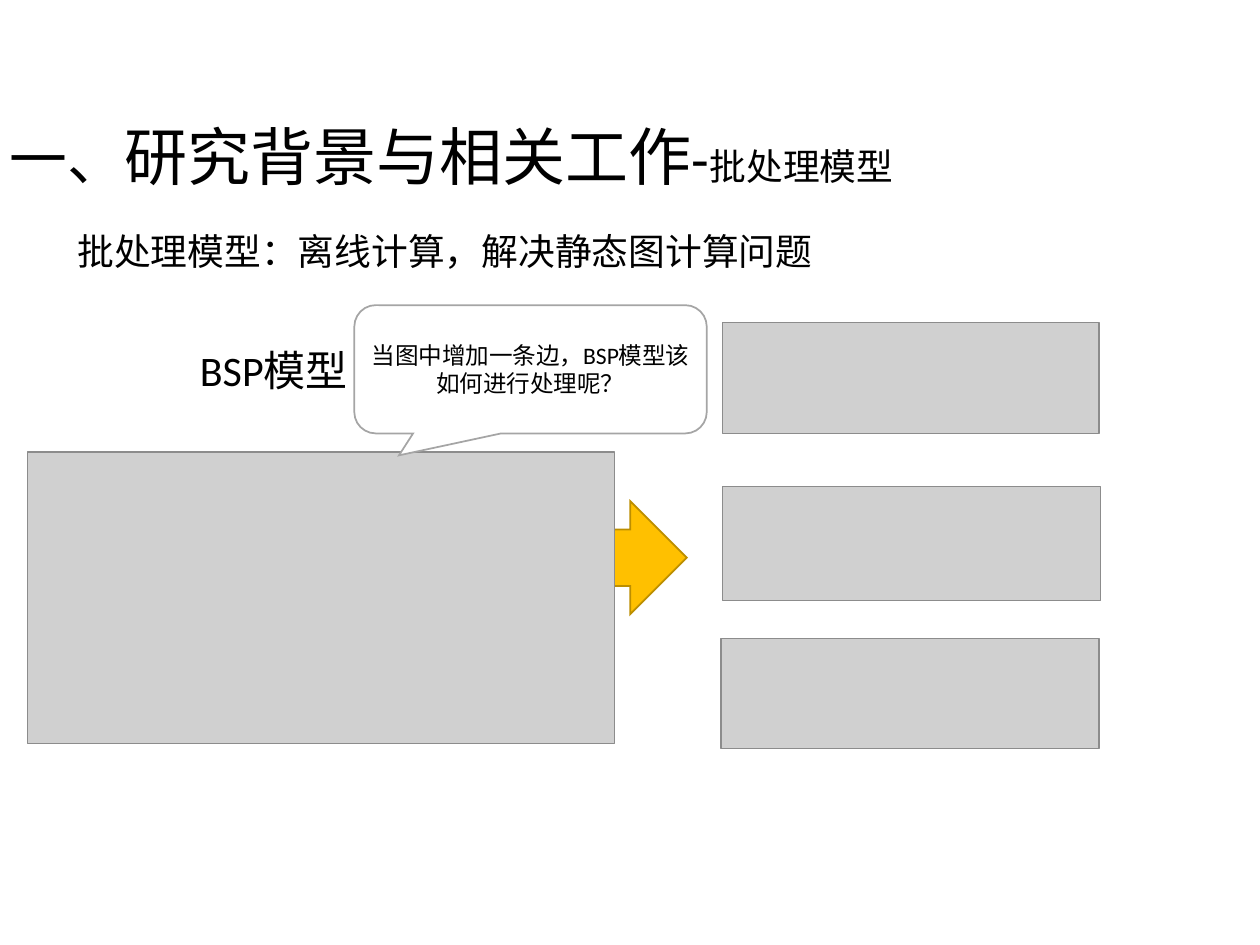
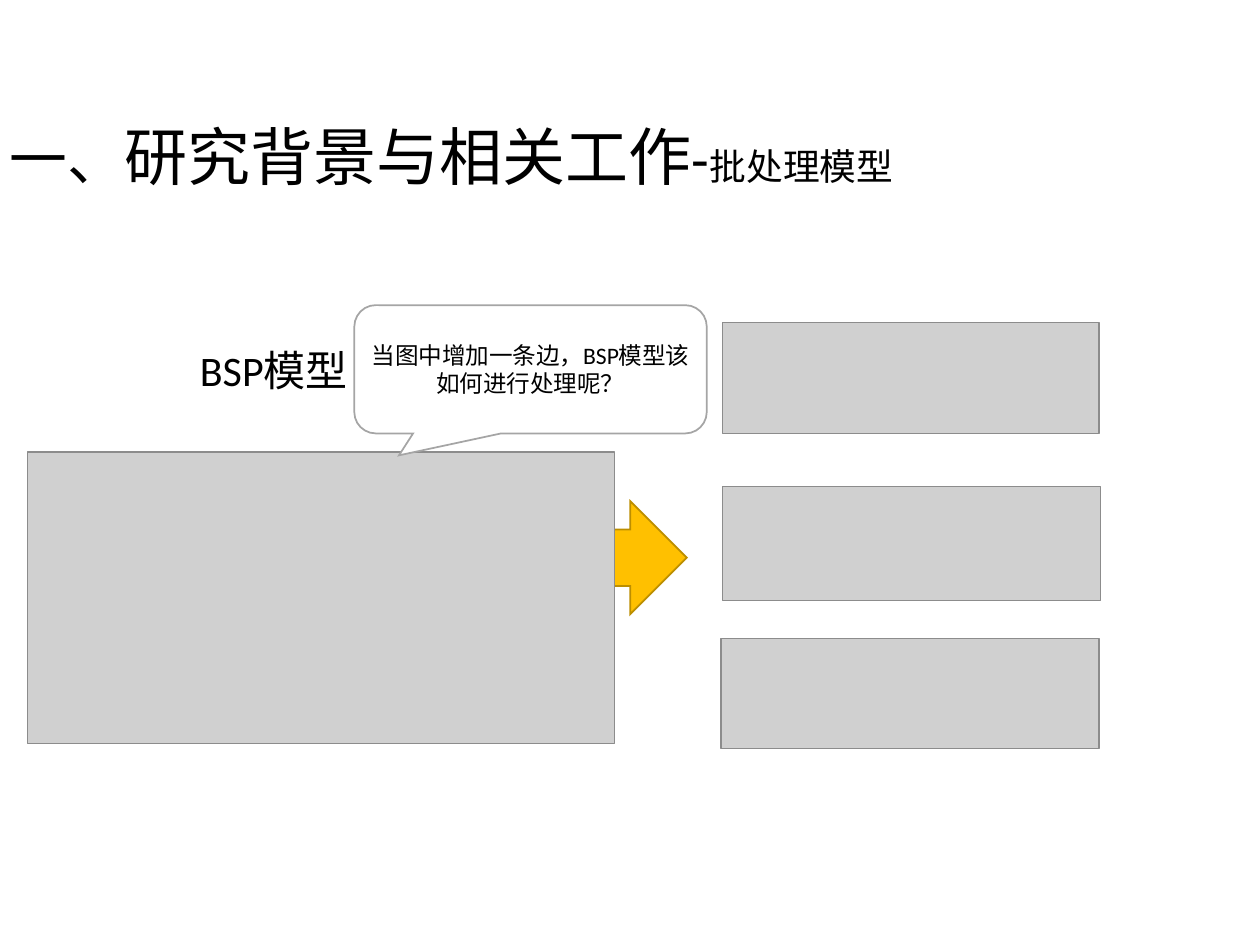
Before and after one commit to DuanSky22/GraduationThesis, a slide deck: slide 4 of post-graduate paper/论文答辩-段世凯-v1.0.pptx. Drawn at 1260x945 pixels with LibreOffice and Linux fonts; fonts in the diff are those of the drawing; grey boxes stand for pictures. Boxes give left, top, right and bottom in pixels: in the first picture for what was removed or moved away, otherwise in the second. Text is boxed around its words. In the diff, an @@ line names an element or a change of style, - is before the commit and + after.

```diff
--- a/post-graduate paper/论文答辩-段世凯-v1.0.pptx
+++ b/post-graduate paper/论文答辩-段世凯-v1.0.pptx
@@ text removed at box(77, 234, 812, 269) @@
-批处理模型：离线计算，解决静态图计算问题
```
Also in this commit, not shown: 3 other slides changed, 1 slide added, 22 other files.
